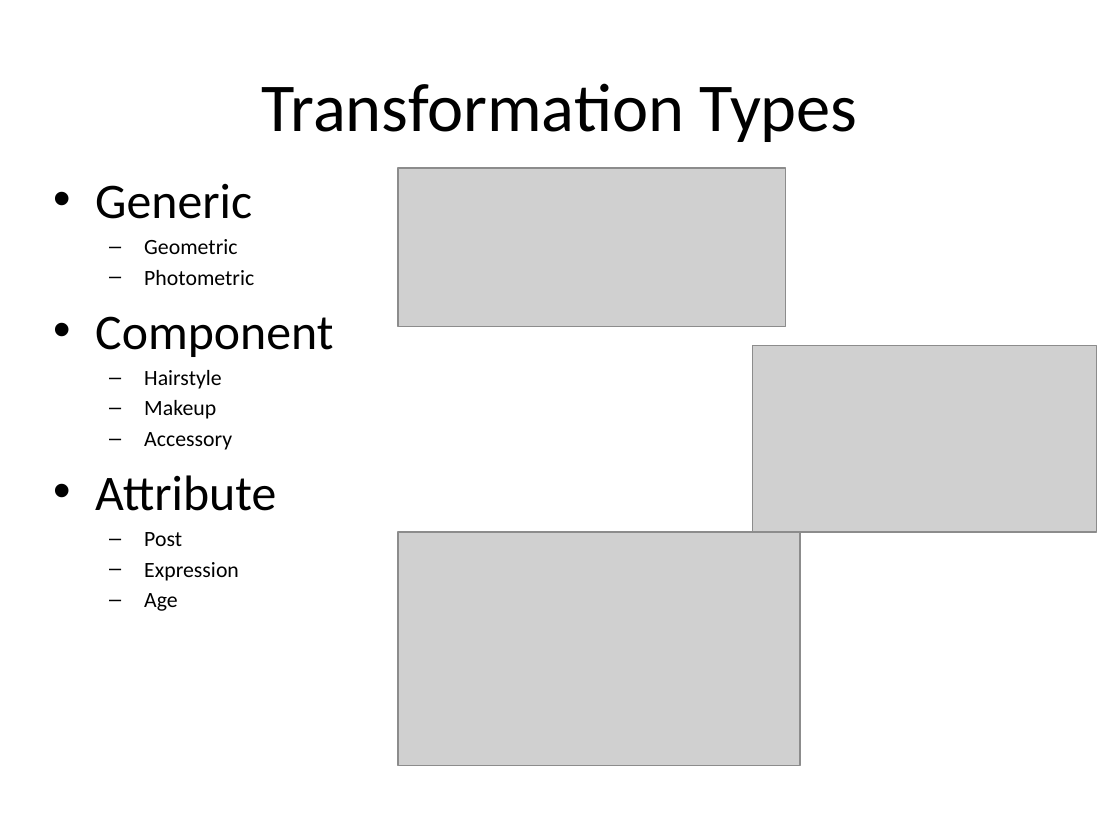
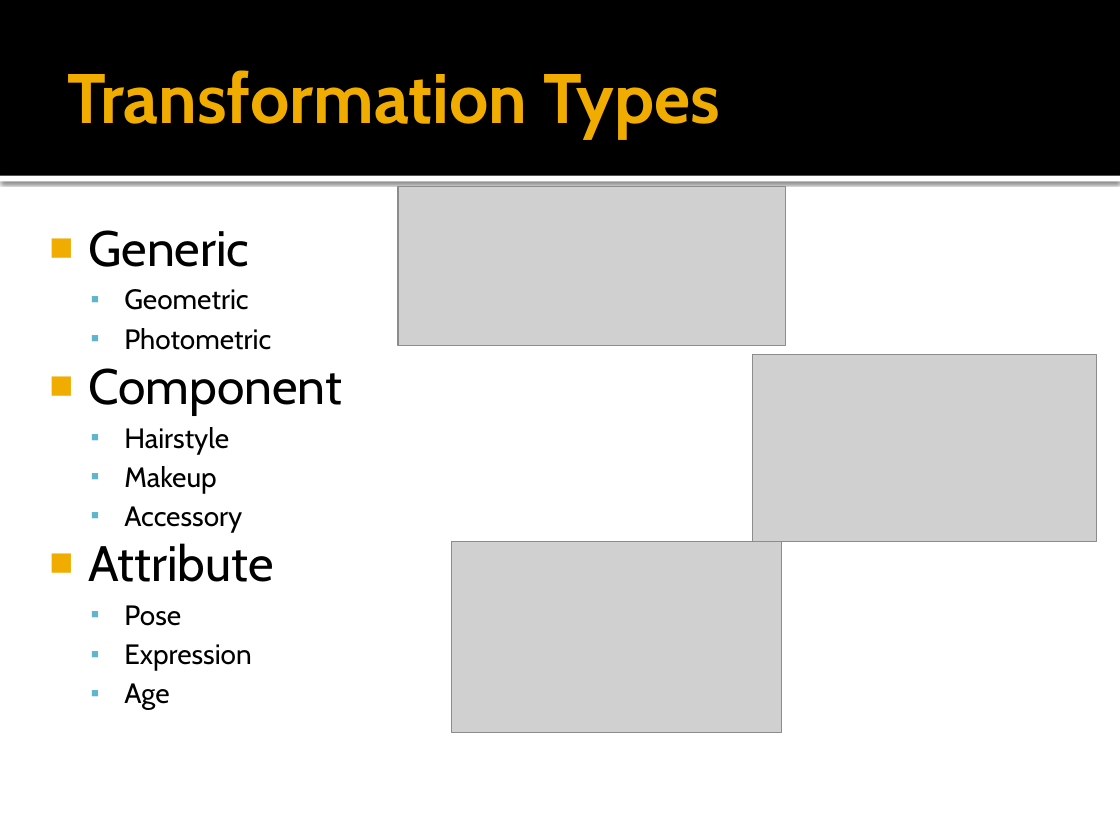
Before and after one commit to manmeet3/Deep_Learning, a slide deck: slide 3 of FaceDataAugmentationSurvey/Survey_Presentation.pptx. Drawn at 1120x840 pixels with LibreOffice and Linux fonts; fonts in the diff are those of the drawing; grey boxes stand for pictures. Boxes give left, top, right and bottom in pixels: in the first picture for what was removed or moved away, otherwise in the second. Text is boxed around its words. In the diff, an @@ line names an element or a change of style, - is before the commit and + after.

```diff
--- a/FaceDataAugmentationSurvey/Survey_Presentation.pptx
+++ b/FaceDataAugmentationSurvey/Survey_Presentation.pptx
@@ rectangle added at (x1=0, y1=0, x2=1120, y2=176), fill #000000 @@
@@ title "Transformation Types" moved from (x1=262, y1=83, x2=858, y2=142) to (x1=67, y1=70, x2=720, y2=139) @@
@@ title "Transformation Types" at (x1=67, y1=70, x2=720, y2=139): size 44 to 45 pt, font Calibri to Cabin, text colour #000000 to #F0AD00, bold on; alignment centre to left @@
@@ rectangle added at (x1=0, y1=176, x2=1120, y2=181), fill #FFFFFF @@
@@ text "Generic" moved from (x1=95, y1=183, x2=333, y2=611) to (x1=88, y1=230, x2=342, y2=710) @@
@@ picture moved from (x1=398, y1=168, x2=785, y2=327) to (x1=398, y1=187, x2=785, y2=346) @@
@@ text at (x1=88, y1=230, x2=342, y2=710): font Calibri to Cabin; size 14 to 18 pt in "Geometric", "Photometric", "Hairstyle", "Makeup" and 3 more places; bullet • to ■; less space between paragraphs; bullet – to ▪ @@
@@ picture moved from (x1=753, y1=345, x2=1096, y2=532) to (x1=753, y1=355, x2=1096, y2=542) @@
@@ picture resized from (x1=398, y1=532, x2=800, y2=765) to (x1=451, y1=541, x2=782, y2=732) @@
@@ text at (x1=124, y1=605, x2=181, y2=626): text changed; size 14 to 18 pt; font Calibri to Cabin @@
-  – Post
+  ▪ Pose
```
Also in this commit, not shown: 3 other slides changed, 7 slides added.
